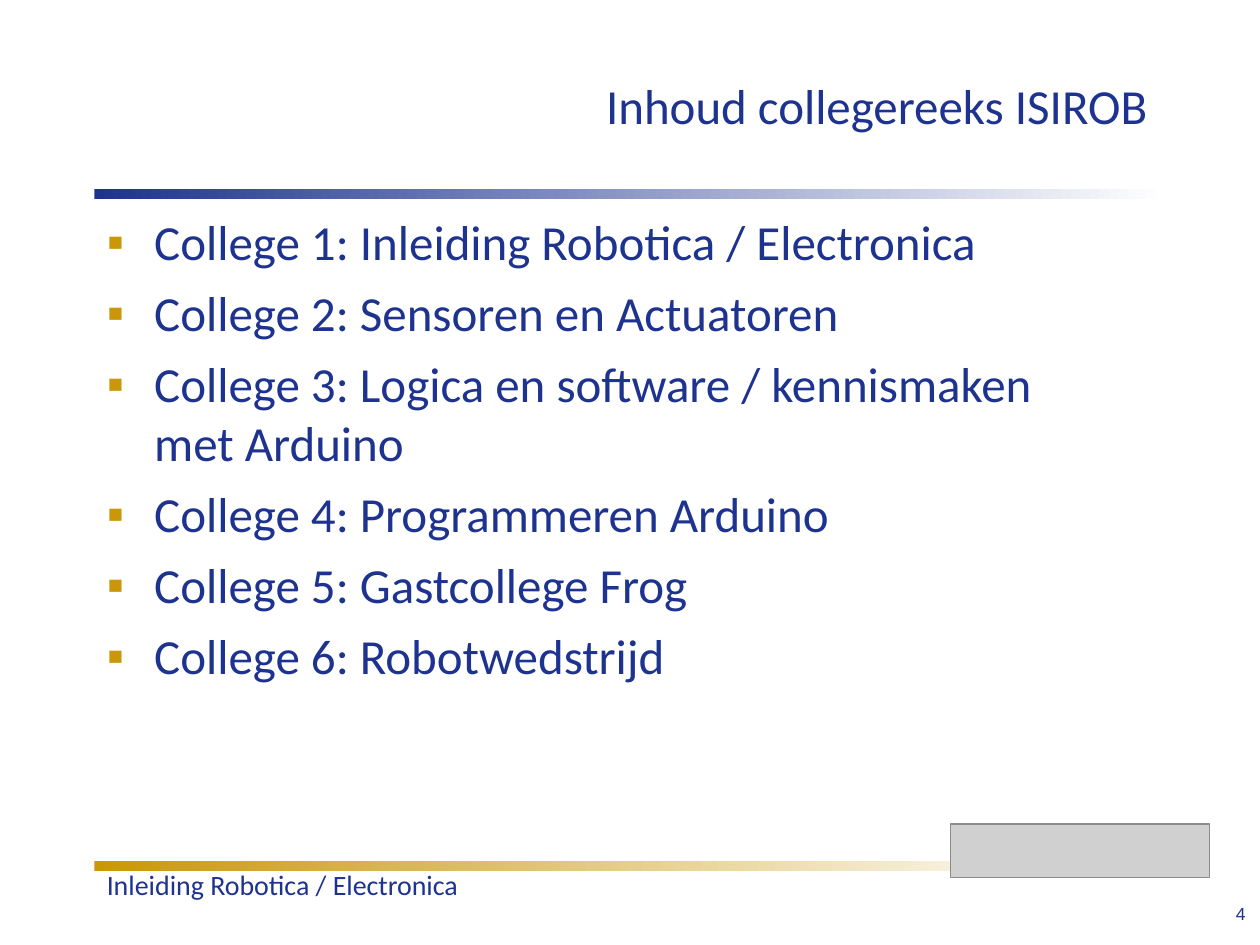
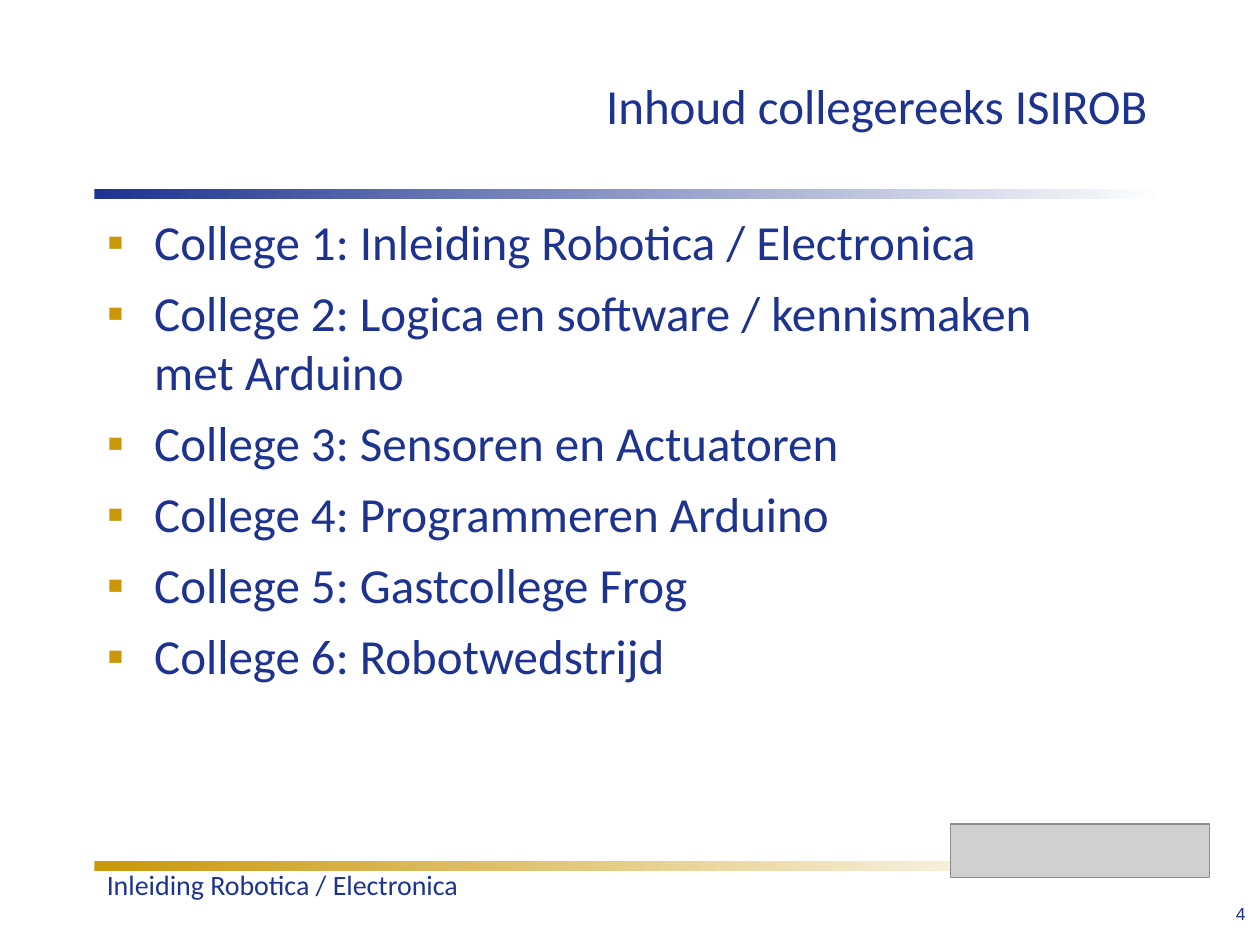
Before and after one commit to humiq/Greendevelopment, a slide deck: slide 3 of trunk/documents/Colleges/ISIROB College 1.ppt. Drawn at 1260x945 pixels with LibreOffice and Linux fonts; fonts in the diff are those of the drawing; grey boxes stand for pictures. Boxes give left, top, right and bottom in pixels: in the first picture for what was removed or moved away, otherwise in the second. Text is boxed around its words. In the diff, an @@ line names an element or a change of style, - is before the commit and + after.

Commit message:
Completed PPT for college 1. Modified the table of contents.

```diff
--- a/trunk/documents/Colleges/ISIROB College 1.ppt
+++ b/trunk/documents/Colleges/ISIROB College 1.ppt
@@ text at <box>154,297,1031,470</box>: text changed @@
-▪ College 2: Sensoren en Actuatoren
-▪ College 3: Logica en software / kennismaken met Arduino
+▪ College 2: Logica en software / kennismaken met Arduino
+▪ College 3: Sensoren en Actuatoren
```
Also in this commit, not shown: 2 other slides changed, 4 slides removed, 2 other files.
